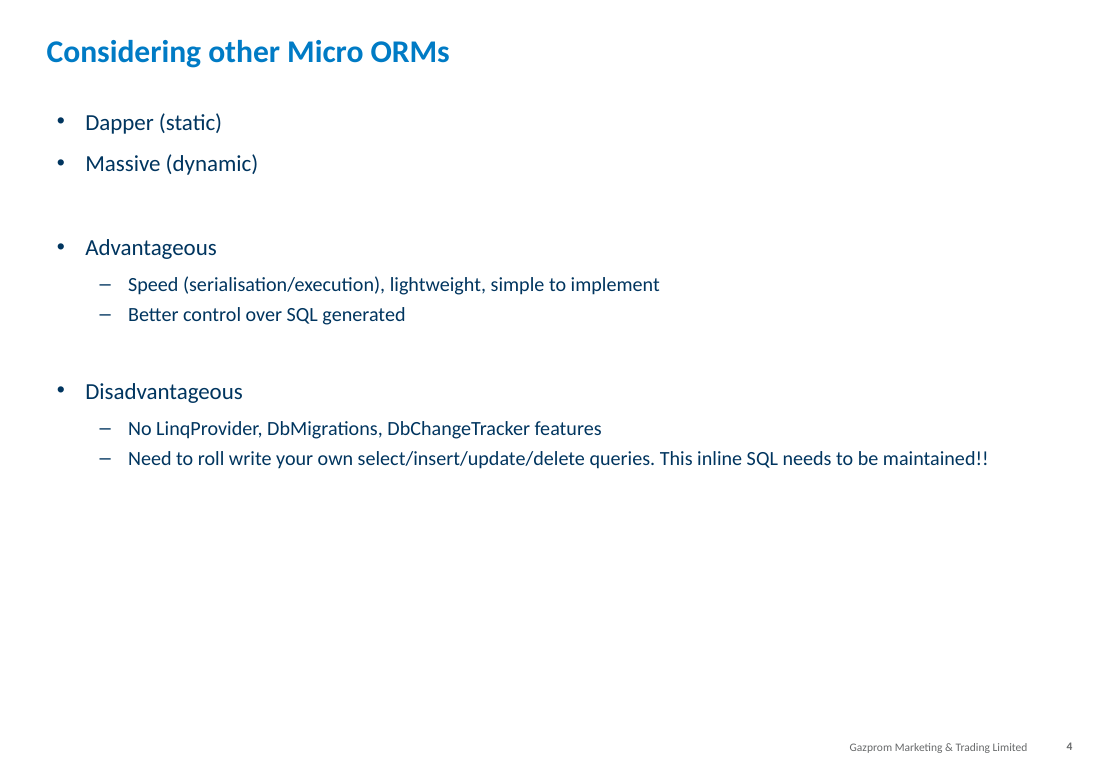
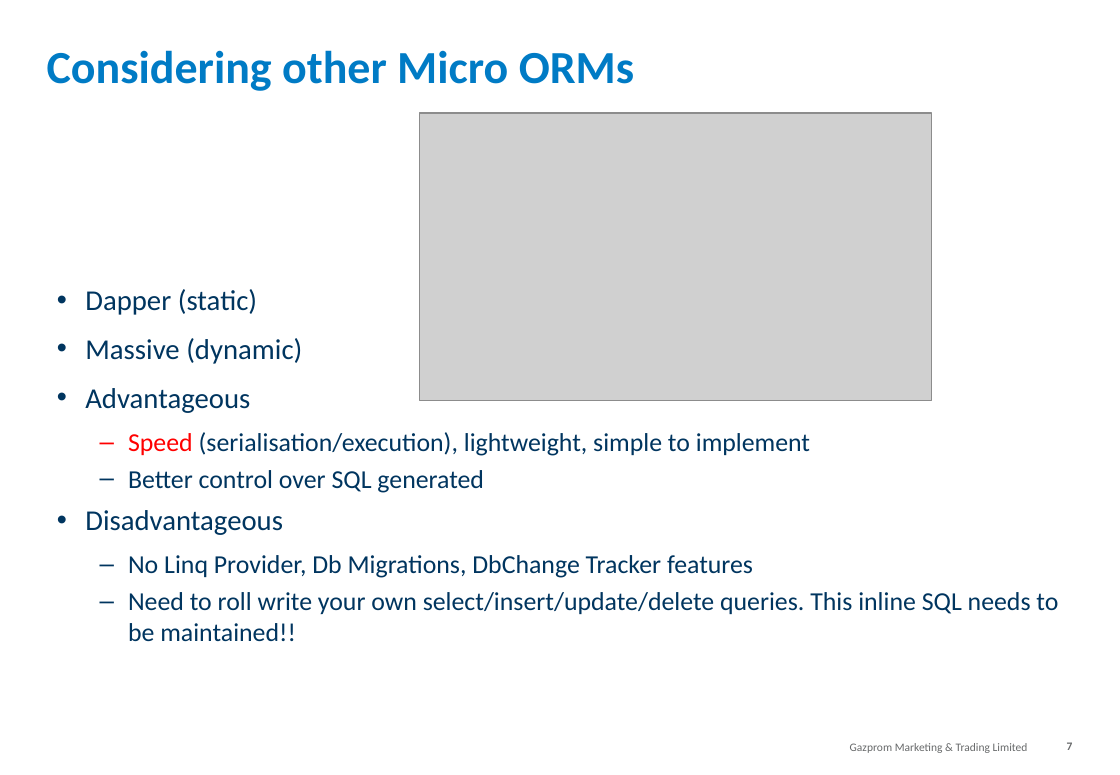
Before and after one commit to jeanhibbert/EfTestConsole, a slide deck: slide 7 of 20160128 Tech Punch - Entity Framework.pptx (slide 4 before the commit). Drawn at 1120x775 pixels with LibreOffice and Linux fonts; fonts in the diff are those of the drawing; grey boxes stand for pictures; background and template pictures are left out. Boxes give left, top, right and bottom in pixels: in the first picture for what was removed or moved away, otherwise in the second. Text is boxed around its words. In the diff, an @@ line names an element or a change of style, - is before the commit and + after.

Commit message:
MassiveSandbox Added

```diff
--- a/20160128 Tech Punch - Entity Framework.pptx
+++ b/20160128 Tech Punch - Entity Framework.pptx
@@ title "Considering other Micro ORMs": place and size @@
-title "Considering other Micro ORMs" at <box>47,40,450,68</box>
+title "Considering other Micro ORMs" at <box>47,50,634,91</box>
@@ title "Considering other Micro ORMs" at <box>47,50,634,91</box>: size 22 to 32 pt @@
@@ picture added at <box>420,113,932,400</box> @@
@@ text "Dapper (static)": place and size @@
-text "Dapper (static)" at <box>85,113,989,469</box>
+text "Dapper (static)" at <box>85,289,1058,641</box>
@@ text at <box>85,289,1058,641</box>: size 16 to 20 pt in "Dapper (static)", "Massive (dynamic)", "Advantageous", "Disadvantageous"; size 14 to 18 pt in "Speed (serialisation/execution), lightweight, simple to impl ...", "Better control over SQL generated", "Need to roll write your own select/insert/update/delete ..."; text colour #00355F to #FF0000 in "Speed" @@
@@ text at <box>128,555,753,578</box>: text changed; size 14 to 18 pt @@
-  – No LinqProvider, DbMigrations, DbChangeTracker features
+  – No Linq Provider, Db Migrations, DbChange Tracker features
@@ page number at <box>1067,742,1073,750</box>: text changed @@
-4
+7
```
Also in this commit, not shown: 7 other slides changed, 2 slides added, 27 other files.
